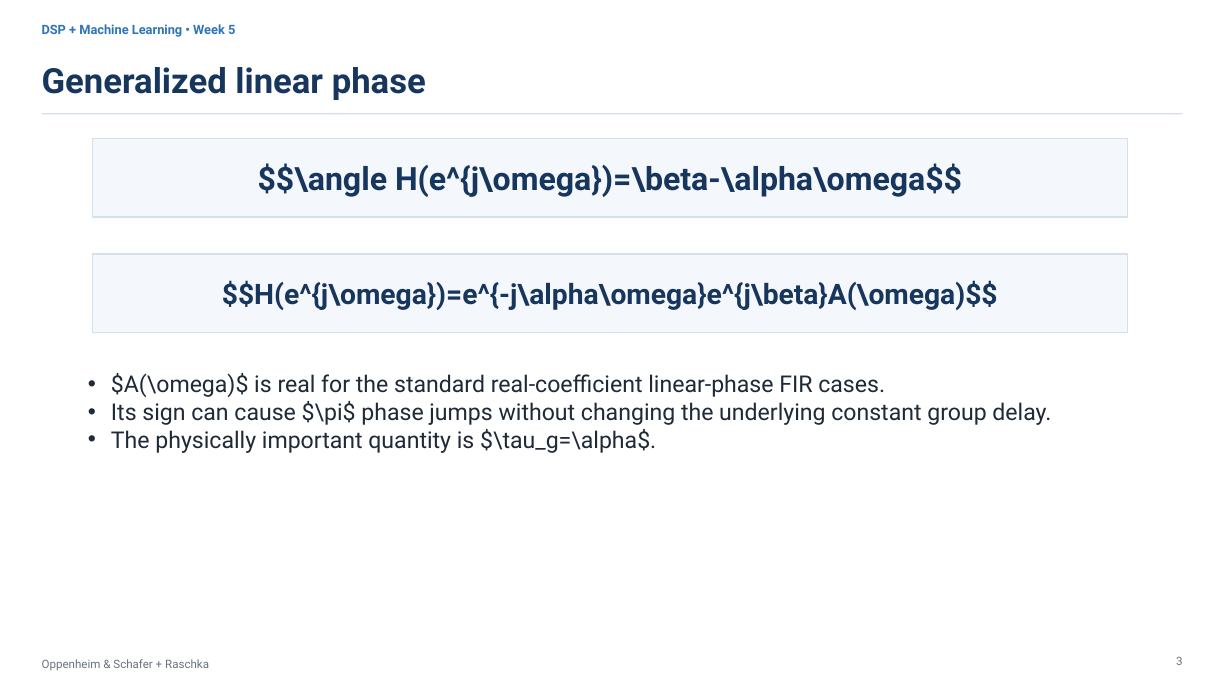
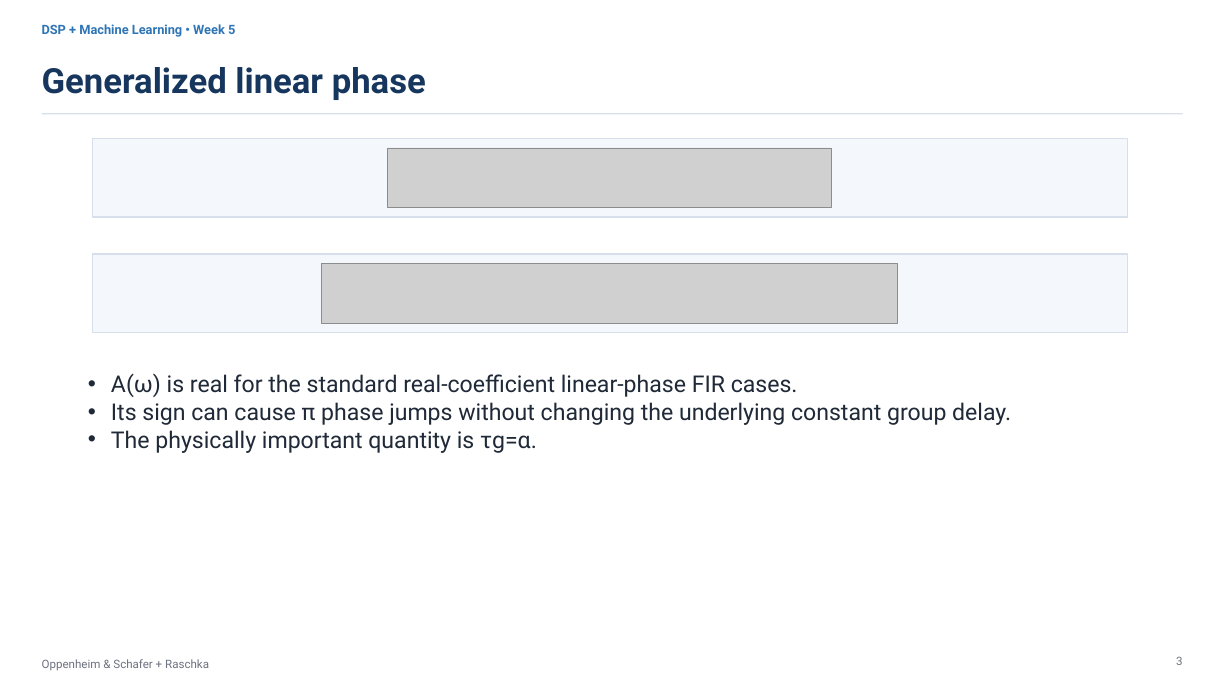
Before and after one commit to mathys2000/ecen45632_f26, a slide deck: slide 3 of python/CourseDesign/Week05e/Week5_Lecture10_Linear_Phase_Generalized_Phase_ML.pptx. Drawn at 1232x693 pixels with LibreOffice and Linux fonts; fonts in the diff are those of the drawing; grey boxes stand for pictures. Boxes give left, top, right and bottom in pixels: in the first picture for what was removed or moved away, otherwise in the second. Text is boxed around its words. In the diff, an @@ line names an element or a change of style, - is before the commit and + after.

```diff
--- a/python/CourseDesign/Week05e/Week5_Lecture10_Linear_Phase_Generalized_Phase_ML.pptx
+++ b/python/CourseDesign/Week05e/Week5_Lecture10_Linear_Phase_Generalized_Phase_ML.pptx
@@ picture added at (388, 148, 832, 208) @@
@@ text in rectangle at (258, 163, 962, 197): text removed @@
-$$\angle H(e^{j\omega})=\beta-\alpha\omega$$
@@ picture added at (322, 263, 897, 323) @@
@@ text in rectangle at (222, 280, 998, 310): text removed @@
-$$H(e^{j\omega})=e^{-j\alpha\omega}e^{j\beta}A(\omega)$$
@@ text at (111, 373, 1011, 453): text changed @@
-• $A(\omega)$ is real for the standard real-coefficient linear-phase FIR cases.
-• Its sign can cause $\pi$ phase jumps without changing the underlying constant group delay.
-• The physically important quantity is $\tau_g=\alpha$.
+• A(ω) is real for the standard real-coefficient linear-phase FIR cases.
+• Its sign can cause π phase jumps without changing the underlying constant group delay.
+• The physically important quantity is τg=α.
```
Also in this commit, not shown: 21 other slides changed, 20 other files.
